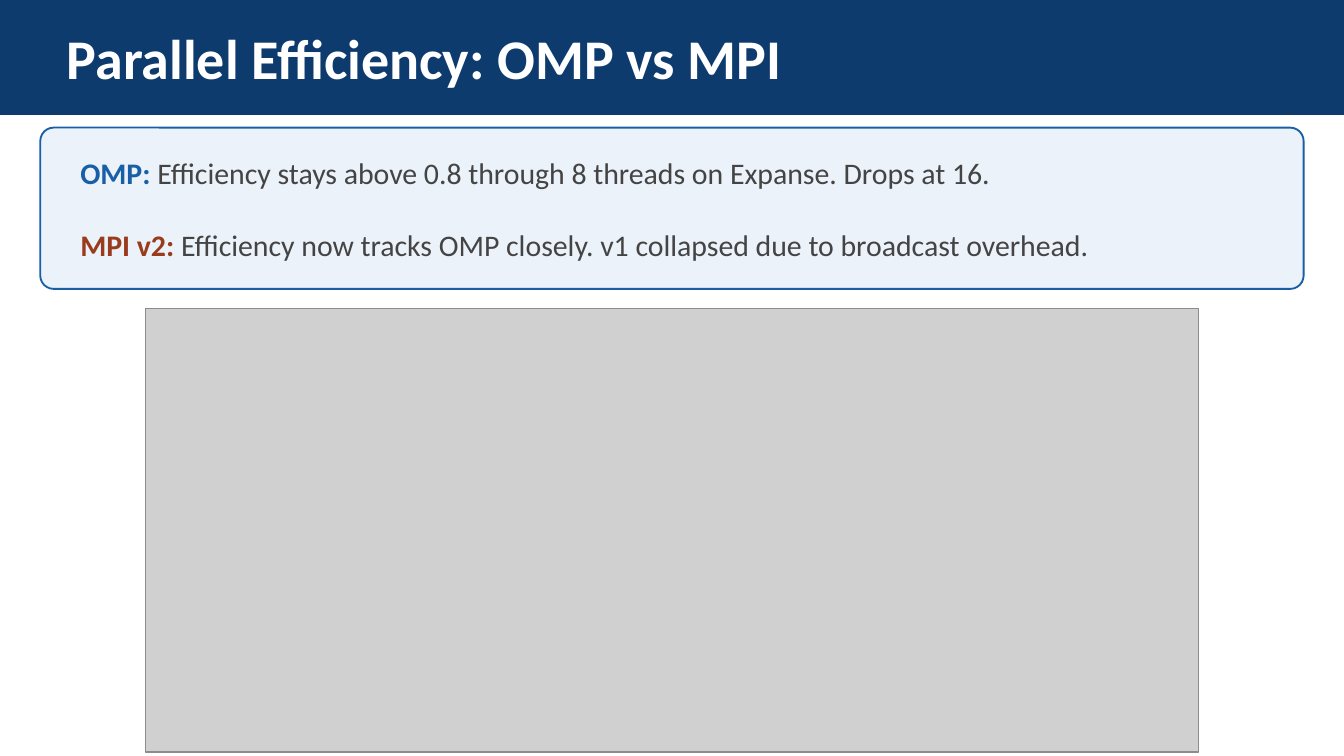
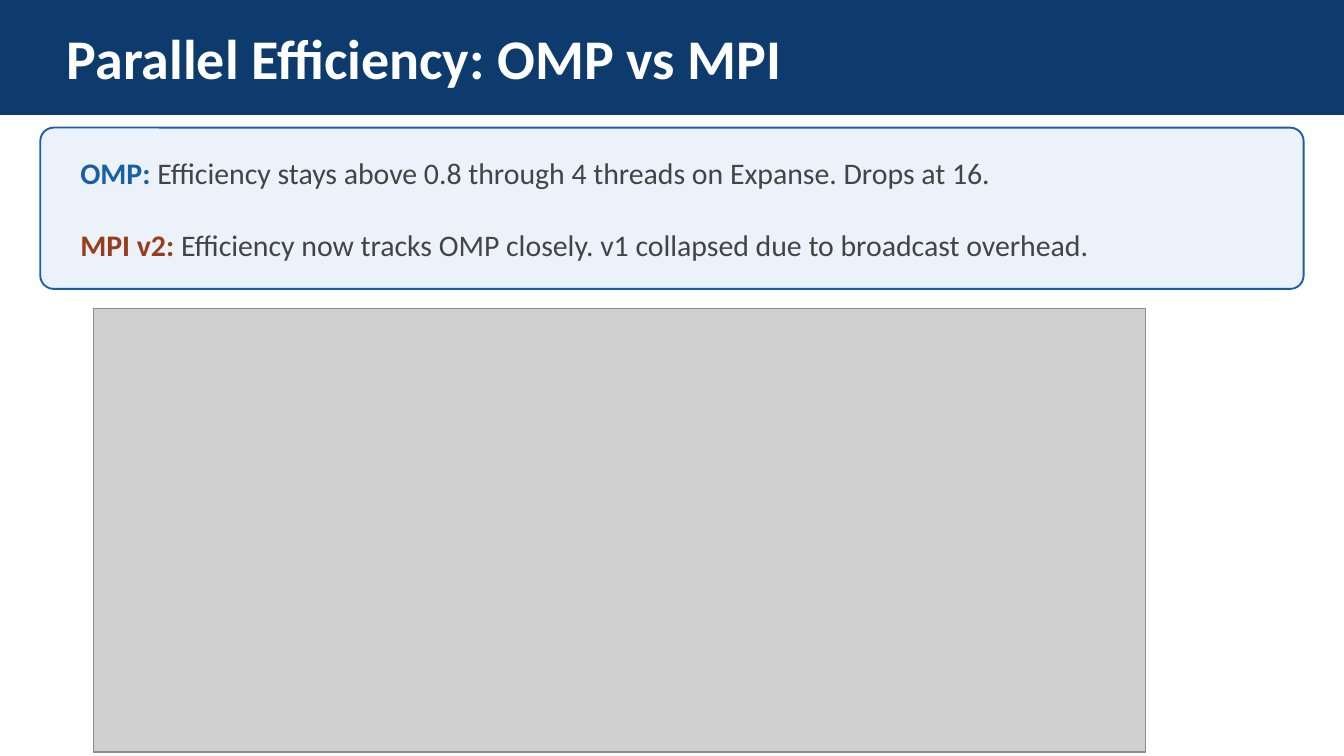
Before and after one commit to jhffmn82/IT388_parallel_processing_bayesian_classifier, a slide deck: slide 19 of IT388_ParallelNaiveBayes_Final.pptx. Drawn at 1344x756 pixels with LibreOffice and Linux fonts; fonts in the diff are those of the drawing; grey boxes stand for pictures. Boxes give left, top, right and bottom in pixels: in the first picture for what was removed or moved away, otherwise in the second. Text is boxed around its words. In the diff, an @@ line names an element or a change of style, - is before the commit and + after.

```diff
--- a/IT388_ParallelNaiveBayes_Final.pptx
+++ b/IT388_ParallelNaiveBayes_Final.pptx
@@ text at [80, 163, 1088, 261]: text changed @@
-OMP: Efficiency stays above 0.8 through 8 threads on Expanse. Drops at 16.
-MPI v2: Efficiency now tracks OMP closely. v1 collapsed due to broadcast overhead.
+OMP: Efficiency stays above 0.8 through 4 threads on Expanse. Drops at 16.
+MPI v2: Efficiency now tracks OMP closely. v1 collapsed due to broadcast overhead.
@@ picture: place and size @@
-picture at [145, 309, 1198, 753]
+picture at [93, 309, 1145, 753]
```
Also in this commit, not shown: 12 other slides changed, 51 other files.
